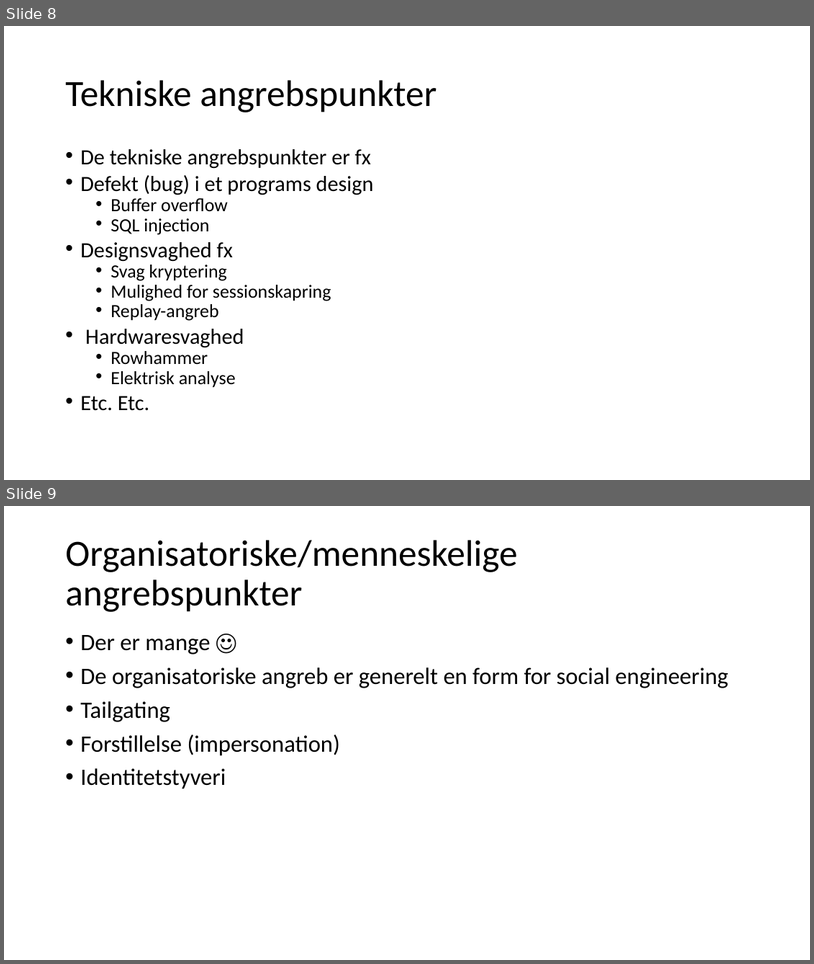
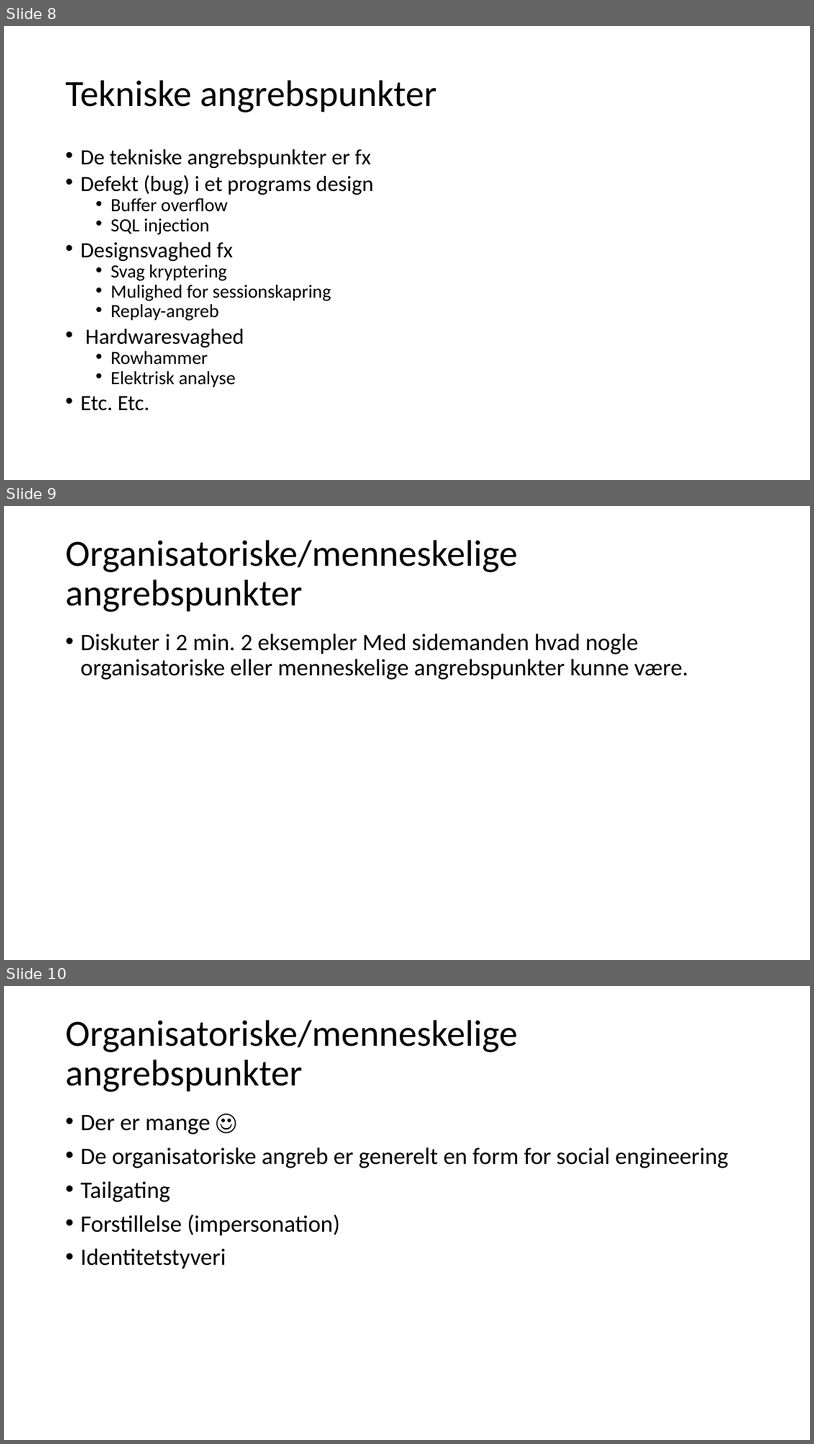
Before and after one commit to philipkaare/presentations, a slide deck: KU/IT-sikkerhed.pptx. Shown one above the other, each under a label of ours: slides 8 and 9 before the commit, slides 8, 9 and 10 after it. The pictures are 814x964 and 814x1444 pixels, drawn with LibreOffice and Linux fonts; fonts in the diff are those of the drawing. Boxes give left, top, right and bottom in pixels: in the first picture for what was removed or moved away, otherwise in the second. Text is boxed around its words. In the diff, an @@ line names an element or a change of style, - is before the commit and + after.

```diff
--- a/KU/IT-sikkerhed.pptx
+++ b/KU/IT-sikkerhed.pptx
@@ slide 9 added at (4,506,810,960), background #FFFFFF @@
@@ title added at (65,540,517,612), 44 pt, text #000000 @@
+Organisatoriske/menneskelige angrebspunkter
@@ text added at (80,633,689,680), 28 pt, text #000000 @@
+• Diskuter i 2 min. 2 eksempler Med sidemanden hvad nogle organisatoriske eller menneskelige angrebspunkter kunne være.
@@ what was slide 9 is now slide 10 @@
```
Also in this commit, not shown: 4 slides changed, 3 other slides added, 1 slide removed, 4 other files.
